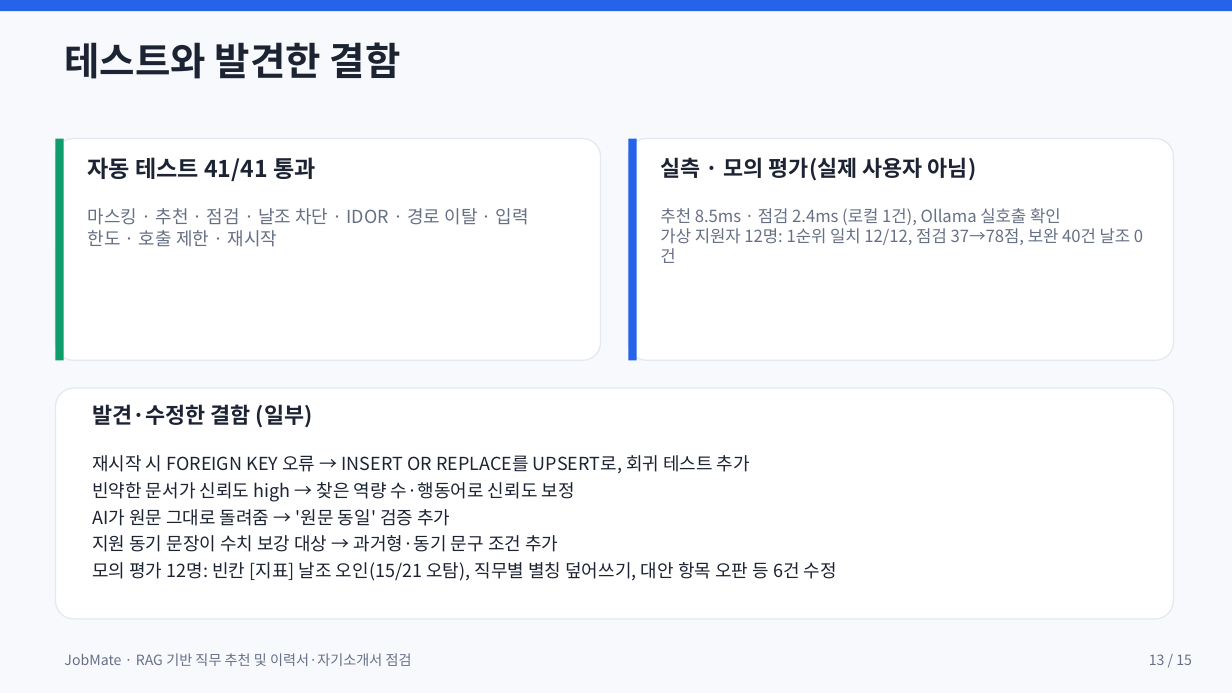
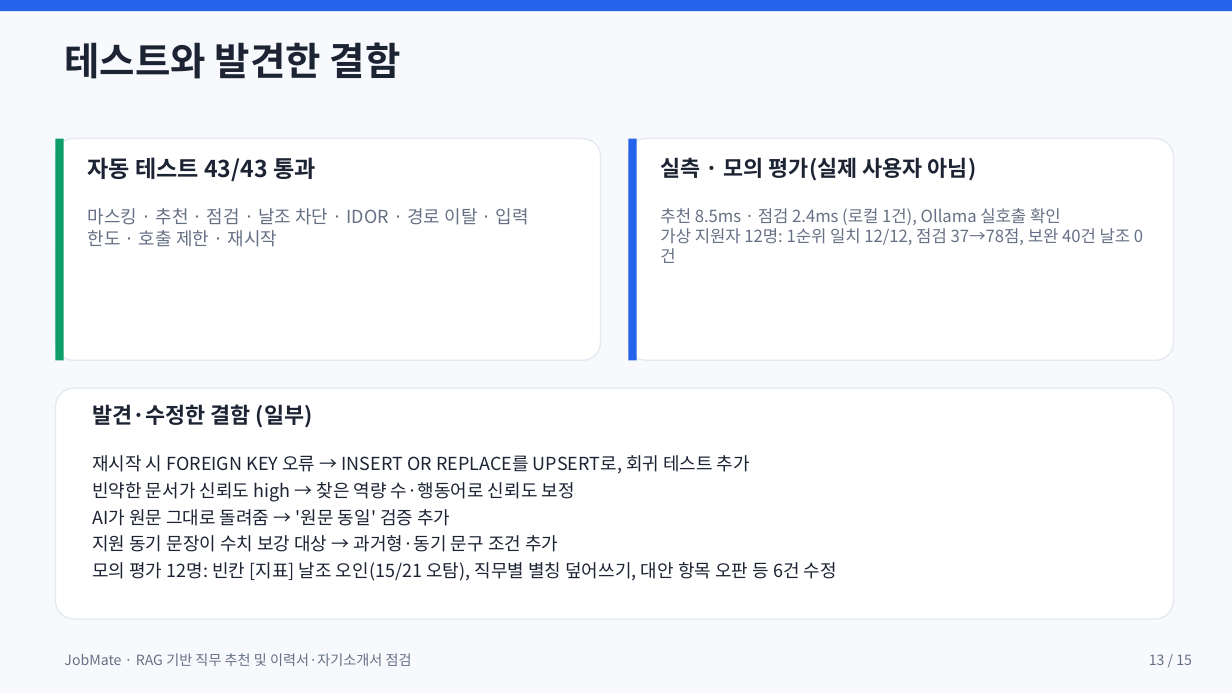
Before and after one commit to mycom0216/jobmate, a slide deck: slide 13 of docs/JobMate_발표자료.pptx. Drawn at 1232x693 pixels with LibreOffice and Linux fonts; fonts in the diff are those of the drawing. Boxes give left, top, right and bottom in pixels: in the first picture for what was removed or moved away, otherwise in the second. Text is boxed around its words. In the diff, an @@ line names an element or a change of style, - is before the commit and + after.

```diff
--- a/docs/JobMate_발표자료.pptx
+++ b/docs/JobMate_발표자료.pptx
@@ text at [88,157,316,181]: text changed @@
-자동 테스트 41/41 통과
+자동 테스트 43/43 통과
```
Also in this commit, not shown: 43 other files.
